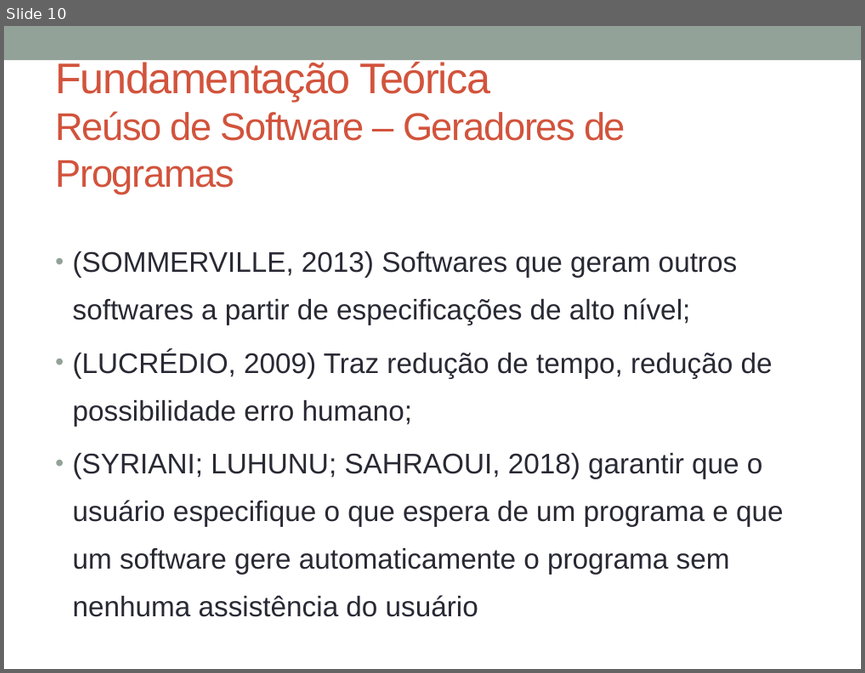
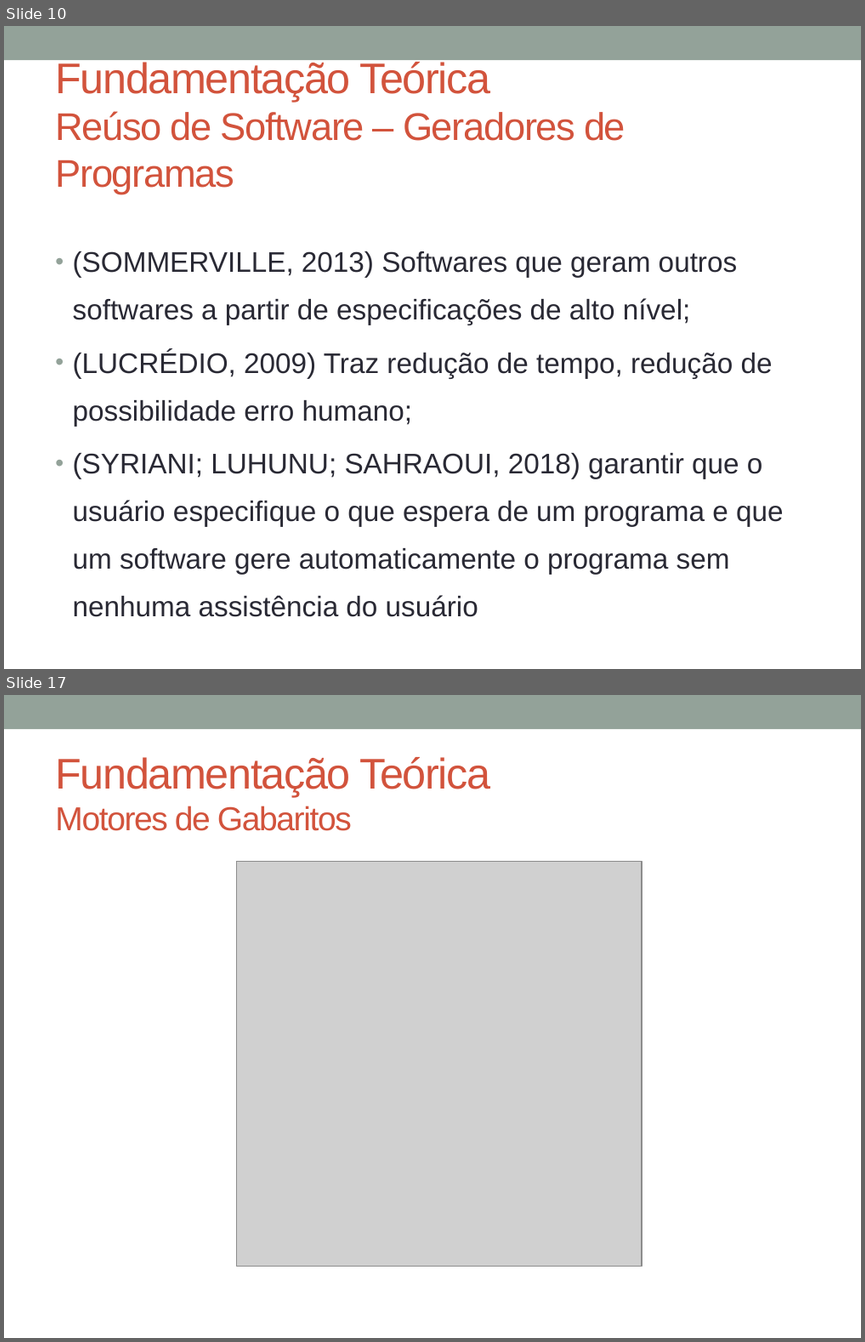
Before and after one commit to glaubergad/tccrepo, a slide deck: mono/Defesa TCC - Gerador de Dashboards.pptx. Shown one above the other, each under a label of ours: slide 10 before the commit, slides 10 and 17 after it; the slides between them are not shown. The pictures are 865x673 and 865x1342 pixels, drawn with LibreOffice and Linux fonts; fonts in the diff are those of the drawing; grey boxes stand for pictures. Boxes give left, top, right and bottom in pixels: in the first picture for what was removed or moved away, otherwise in the second. Text is boxed around its words. In the diff, an @@ line names an element or a change of style, - is before the commit and + after.

```diff
--- a/mono/Defesa TCC - Gerador de Dashboards.pptx
+++ b/mono/Defesa TCC - Gerador de Dashboards.pptx
@@ slide 17 added at (4,695,861,1338), background #FFFFFF; not listed: 1 template element that a slide beside it also shows @@
@@ title added at (55,757,490,831), 36 pt, text #D2533C @@
+Fundamentação Teórica
+Motores de Gabaritos
@@ picture added at (237,862,642,1265) @@
```
Also in this commit, not shown: 8 other slides added, 18 other files.
